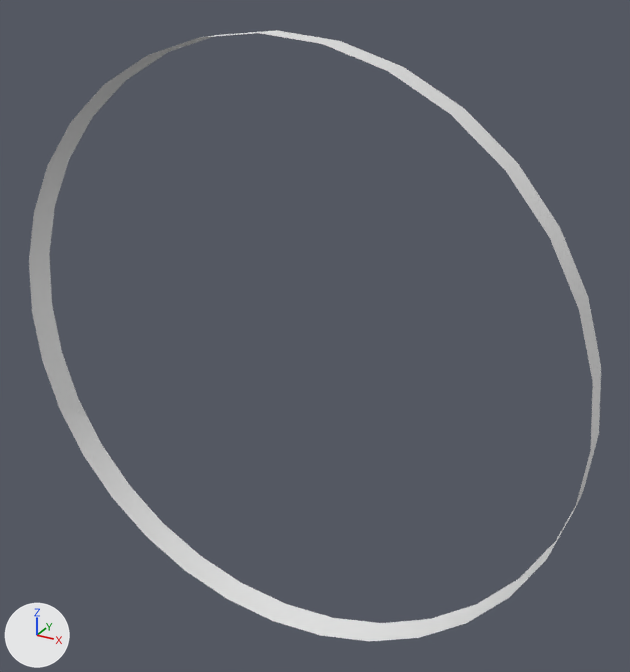
The FBX model Assets/Models/Tunnel.fbx, before and after one commit.
Rendered twice from a 50 mm camera at (1.322, -2.138, 1.197) aimed at (0.095, 0.093, 0.081). The axes (+X, +Y, +Z) are drawn at lower left. The lights are the same throughout. Where no turn or scale is listed for an object, it has been applied to the vertices.

Objects in the first picture: 'Tunnel'.
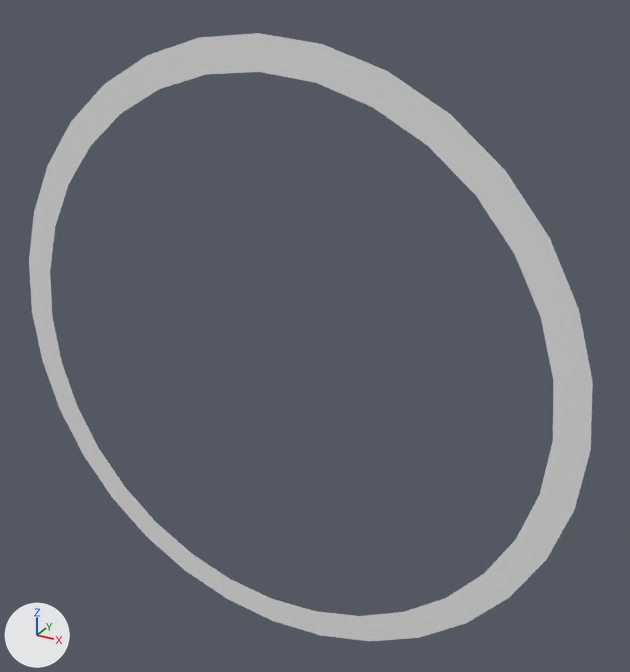
The newer file is also turned or shifted as a whole; pictures and numbers use the older file's frame.

What the commit changed:
me_tunnel has 64 vertices, 32 faces and spans x -1.0..1.0, y -0.05..0.05, z -1.0..1.0.
me_tunnel is used by ob_tunnel; location (0.0, 0.0, 0.0).
me_tunnel part 1: all 32 vertices in x -1.0..1.0, y 0.05, z -1.0..1.0 are scaled about their middle by (0.9, 0.915, 0.9), then moved by (0.0, -0.1, 0.0).

Changed parts and their boxes (x1, y1, x2, y2) in the pictures (630 x 672 px):
'Tunnel', reshaped: before (29, 30, 601, 641); after (29, 33, 593, 641)
